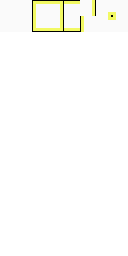
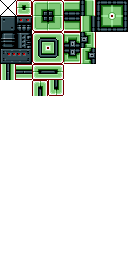
Comparing the layer stacks of the two w=128, h=256 images. Changes:
renamed "tiles-02.png" to "Borders", painted on it over [0, 0, 128, 96]
added layer "Background" over [0, 0, 16, 16]
